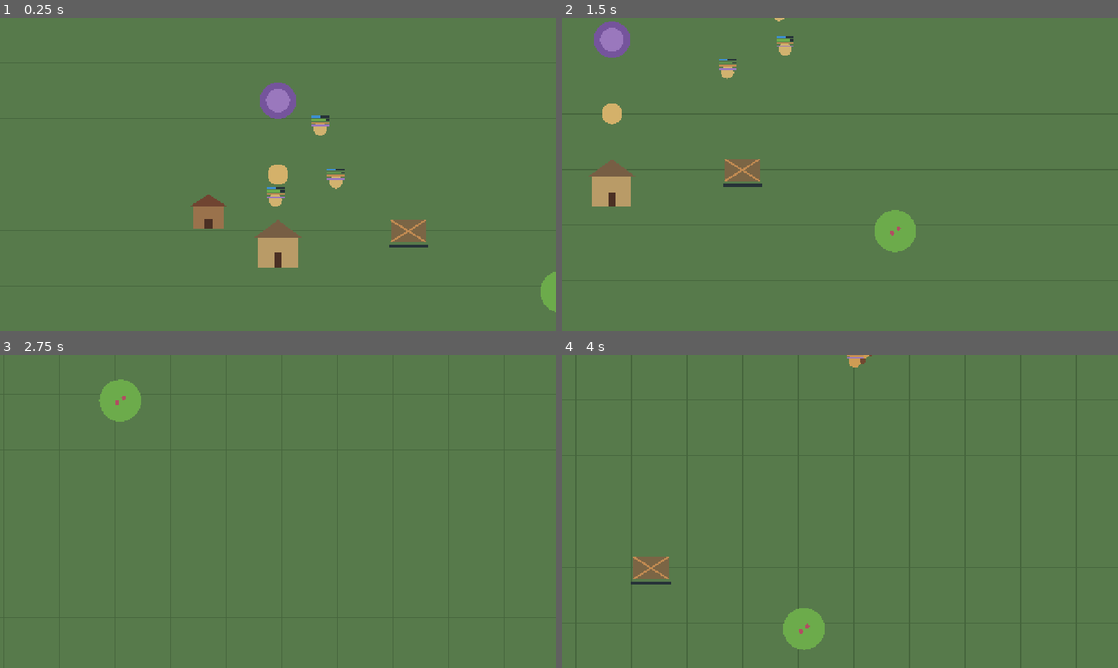
Above: before the commit, frames 1-4 (two rows, left to right).
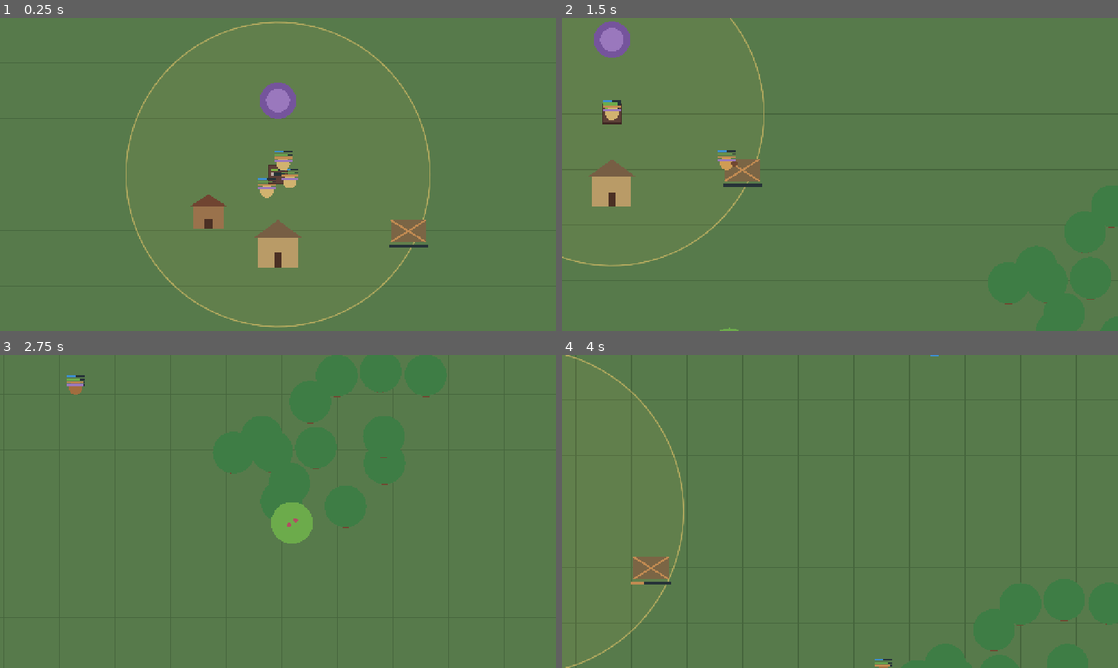
Above: after the commit, the same moments.

Repository: antoniobadalamenti5-dev/GodGame
Game: Godot game, scene res://scenes/game.tscn
The game is run twice, just before and just after one commit, with the same random seed, the same clock (stepped at 60 frames per second) and the same inputs. The project has no main scene, so this scene is started directly.
Inputs:
- Up to frame 1 (0.25 s): no input
- Up to frame 2 (1.5 s): hold Right (ui_right) 0.53-1.28 s; hold Down (ui_down) from 1.28 s (still down)
- Up to frame 3 (2.75 s): release Down (ui_down) at 2.03 s; hold Right (ui_right) from 2.03 s (still down)
- Up to frame 4 (4 s): release Right (ui_right) at 2.78 s; hold Up (ui_up) 2.78-3.53 s; hold Left (ui_left) from 3.53 s (still down)

The runs differ from the first frame. In frame 1, 2.0% of the frame differs, in the area x 22-100%, y 1-99%; in frame 2, 6.6%; in frame 3, 11%, in the area x 12-81%, y 0-61%; in frame 4, 5.5%.

Commit message:
milestone 2.0

Diff:
--- /dev/null
+++ b/scenes/citizen.tscn
@@ -0,0 +1,6 @@
+[gd_scene format=3]
+
+[ext_resource type="Script" uid="uid://ckuqflq8x5qgi" path="res://scripts/citizen.gd" id="1_citizen"]
+
+[node name="Citizen" type="Node2D"]
+script = ExtResource("1_citizen")
--- a/scenes/game.tscn
+++ b/scenes/game.tscn
@@ -13,6 +13,7 @@
 [ext_resource type="Script" uid="uid://c0d1r20tgay3q" path="res://scripts/meeting_place.gd" id="11_kvpfn"]
 [ext_resource type="Script" uid="uid://bn3di0ngqt5t6" path="res://scripts/god_state.gd" id="12_dinhu"]
 [ext_resource type="Script" uid="uid://b7s052utkt7gk" path="res://scripts/temple.gd" id="12_kvuet"]
+[ext_resource type="PackedScene" path="res://scenes/citizen.tscn" id="13_citizen_scene"]
 
 [node name="Game" type="Node2D" unique_id=21683081]
 script = ExtResource("1_uwrxv")
@@ -43,58 +44,44 @@
 position = Vector2(2048, 1280)
 script = ExtResource("6_gee14")
 construction_site_scene = ExtResource("10_vtaks")
+citizen_scene = ExtResource("13_citizen_scene")
 god_state = NodePath("../../GodState")
 
 [node name="Citizens" type="Node2D" parent="World/City" unique_id=1003287406]
 
-[node name="Citizen" type="Node2D" parent="World/City/Citizens" unique_id=1316191028 node_paths=PackedStringArray("water_source", "berry_bush", "tree", "city", "time_system")]
+[node name="Citizen" type="Node2D" parent="World/City/Citizens" unique_id=1316191028 node_paths=PackedStringArray("city", "time_system")]
 position = Vector2(80, 50)
 script = ExtResource("6_p57ef")
-water_source = NodePath("../../../Resources/WaterSource")
-berry_bush = NodePath("../../../Resources/BerryBush")
-tree = NodePath("../../../Resources/Tree")
 city = NodePath("../..")
 time_system = NodePath("../../../../TimeSystem")
 
-[node name="Citizen2" type="Node2D" parent="World/City/Citizens" unique_id=44642831 node_paths=PackedStringArray("water_source", "berry_bush", "tree", "city", "time_system")]
+[node name="Citizen2" type="Node2D" parent="World/City/Citizens" unique_id=44642831 node_paths=PackedStringArray("city", "time_system")]
 position = Vector2(-60, 90)
 script = ExtResource("6_p57ef")
-water_source = NodePath("../../../Resources/WaterSource")
-berry_bush = NodePath("../../../Resources/BerryBush")
-tree = NodePath("../../../Resources/Tree")
 city = NodePath("../..")
 time_system = NodePath("../../../../TimeSystem")
 
-[node name="Citizen3" type="Node2D" parent="World/City/Citizens" unique_id=629208494 node_paths=PackedStringArray("water_source", "berry_bush", "tree", "city", "time_system")]
+[node name="Citizen3" type="Node2D" parent="World/City/Citizens" unique_id=629208494 node_paths=PackedStringArray("city", "time_system")]
 position = Vector2(40, -80)
 script = ExtResource("6_p57ef")
-water_source = NodePath("../../../Resources/WaterSource")
-berry_bush = NodePath("../../../Resources/BerryBush")
-tree = NodePath("../../../Resources/Tree")
 city = NodePath("../..")
 time_system = NodePath("../../../../TimeSystem")
 thirst_loss_per_day = 1.0
 hunger_loss_per_day = 2.0
 shelter_loss_per_day = 4.0
 
-[node name="Citizen4" type="Node2D" parent="World/City/Citizens" unique_id=2139202288 node_paths=PackedStringArray("water_source", "berry_bush", "tree", "city", "time_system")]
+[node name="Citizen4" type="Node2D" parent="World/City/Citizens" unique_id=2139202288 node_paths=PackedStringArray("city", "time_system")]
 position = Vector2(40, -80)
 script = ExtResource("6_p57ef")
-water_source = NodePath("../../../Resources/WaterSource")
-berry_bush = NodePath("../../../Resources/BerryBush")
-tree = NodePath("../../../Resources/Tree")
 city = NodePath("../..")
 time_system = NodePath("../../../../TimeSystem")
 thirst_loss_per_day = 1.0
 hunger_loss_per_day = 2.0
 shelter_loss_per_day = 4.0
 
-[node name="Citizen5" type="Node2D" parent="World/City/Citizens" unique_id=1413914867 node_paths=PackedStringArray("water_source", "berry_bush", "tree", "city", "time_system")]
+[node name="Citizen5" type="Node2D" parent="World/City/Citizens" unique_id=1413914867 node_paths=PackedStringArray("city", "time_system")]
 position = Vector2(40, -80)
 script = ExtResource("6_p57ef")
-water_source = NodePath("../../../Resources/WaterSource")
-berry_bush = NodePath("../../../Resources/BerryBush")
-tree = NodePath("../../../Resources/Tree")
 city = NodePath("../..")
 time_system = NodePath("../../../../TimeSystem")
 thirst_loss_per_day = 1.0
--- a/scripts/citizen.gd
+++ b/scripts/citizen.gd
@@ -8,15 +8,14 @@
 	GOING_TO_TREE,
 	GOING_TO_CONSTRUCTION_SITE,
 	GOING_TO_SOCIAL_PLACE,
+	DELIVERING_TO_CITY,
 }
 
 @export var need_action_threshold := 45.0
 const WOOD_PER_TRIP := 20.0
+const FOOD_PER_TRIP := 30.0
 const CRITICAL_SOCIALITY_THRESHOLD := 20.0
 
-@export var water_source: WaterSource
-@export var berry_bush: BerryBush
-@export var tree: Tree_class
 @export var city: City
 @export var time_system: TimeSystem
 @export var move_speed := 250.0
@@ -32,19 +31,24 @@
 @export var sociality := 100.0
 var is_housed := false
 var carried_wood := 0.0
+var carried_food := 0.0
 var activity: int = Activity.IDLE
 var target: Node2D
 
 
 func _ready() -> void:
 	z_index = 2
-	time_system.day_passed.connect(_on_day_passed)
+	if city == null and get_parent() != null and get_parent().get_parent() is City:
+		city = get_parent().get_parent() as City
+	if time_system != null:
+		time_system.day_passed.connect(advance_day)
 	call_deferred("choose_next_action")
 	queue_redraw()
 
 
 func _process(delta: float) -> void:
-	if target == null:
+	if target == null or not is_instance_valid(target):
+		target = null
 		return
 
 	global_position = global_position.move_toward(
@@ -56,7 +60,7 @@
 		complete_current_action()
 
 
-func _on_day_passed(_day_number: int) -> void:
+func advance_day(_day_number: int) -> void:
 	thirst = maxf(thirst - thirst_loss_per_day, 0.0)
 	hunger = maxf(hunger - hunger_loss_per_day, 0.0)
 	sociality = maxf(sociality - sociality_loss_per_day, 0.0)
@@ -76,27 +80,50 @@
 		target = null
 		return
 
+	# Se il cittadino trasporta cibo o legna, prima la consegna al magazzino
+	if carried_food > 0.0:
+		activity = Activity.DELIVERING_TO_CITY
+		target = city
+		return
+
 	var meeting_place: MeetingPlace = city.get_meeting_place()
 	var construction_site: ConstructionSite = city.get_active_construction_site()
 
+	# 1. Sete (priorità vitale massima)
 	if thirst <= hunger and thirst < need_action_threshold:
-		activity = Activity.GOING_TO_WATER
-		target = water_source
-		print("Il cittadino cerca acqua.")
-		return
-
+		var water_source: WaterSource = city.get_nearest_water(global_position)
+		if water_source != null:
+			activity = Activity.GOING_TO_WATER
+			target = water_source
+			print("Il cittadino cerca acqua.")
+			return
+
+	# 2. Fame (priorità vitale)
 	if hunger < need_action_threshold:
-		activity = Activity.GOING_TO_FOOD
-		target = berry_bush
-		print("Il cittadino cerca cibo.")
-		return
-
+		var needed: float = 100.0 - hunger
+		# Se il magazzino cittadino ha abbastanza cibo, mangia al centro città
+		if city.stored_food >= needed:
+			activity = Activity.GOING_TO_FOOD
+			target = city
+			print("Il cittadino va a mangiare al magazzino cittadino.")
+			return
+		else:
+			# Altrimenti va ai cespugli a raccogliere provviste per sé e per la comunità
+			var berry_bush: BerryBush = city.get_nearest_food(global_position)
+			if berry_bush != null:
+				activity = Activity.GOING_TO_FOOD
+				target = berry_bush
+				print("Il cittadino cerca cibo nei cespugli.")
+				return
+
+	# 3. Socialità critica
 	if sociality <= CRITICAL_SOCIALITY_THRESHOLD and meeting_place != null:
 		activity = Activity.GOING_TO_SOCIAL_PLACE
 		target = meeting_place
 		print("Il cittadino ha urgente bisogno di compagnia.")
 		return
 
+	# 4. Scelta ponderata tra cantiere e socialità
 	var social_score := -1.0
 	if sociality < need_action_threshold and meeting_place != null:
 		social_score = 100.0 - sociality
@@ -112,6 +139,15 @@
 		target = meeting_place
 		print("Il cittadino sceglie di socializzare.")
 	else:
+		# Se non ha bisogni e la scorta della città è sotto la soglia di nascita, contribuisce raccogliendo cibo
+		if city.stored_food < city.food_surplus_for_birth:
+			var bush: BerryBush = city.get_nearest_food(global_position)
+			if bush != null and bush.current_amount > 0.0:
+				activity = Activity.GOING_TO_FOOD
+				target = bush
+				print("Il cittadino raccoglie cibo per aumentare le scorte comunitarie.")
+				return
+
 		activity = Activity.IDLE
 		target = null
 
@@ -129,37 +165,70 @@
 		target = site
 		print("Il cittadino porta legno al cantiere.")
 	else:
-		activity = Activity.GOING_TO_TREE
-		target = tree
-		print("Il cittadino cerca legno.")
+		# Se la città ha legna in magazzino, la preleva da lì per velocizzare il lavoro
+		if city.stored_wood >= WOOD_PER_TRIP:
+			activity = Activity.GOING_TO_TREE
+			target = city
+			print("Il cittadino preleva legna dal magazzino per il cantiere.")
+		else:
+			var nearest_tree: Tree_class = city.get_nearest_tree(global_position)
+			if nearest_tree != null:
+				activity = Activity.GOING_TO_TREE
+				target = nearest_tree
+				print("Il cittadino cerca legno nella foresta.")
+			else:
+				activity = Activity.IDLE
+				target = null
 
 
 func complete_current_action() -> void:
 	if activity == Activity.GOING_TO_WATER:
-		var water_needed: float = 100.0 - thirst
-		var water_collected: float = water_source.take_water(water_needed)
-
-		thirst = minf(thirst + water_collected, 100.0)
-		print("Il cittadino ha bevuto. Sete: ", thirst)
+		var target_water := target as WaterSource
+		if target_water != null and is_instance_valid(target_water):
+			var water_needed: float = 100.0 - thirst
+			var water_collected: float = target_water.take_water(water_needed)
+			thirst = minf(thirst + water_collected, 100.0)
+			print("Il cittadino ha bevuto. Sete: ", int(thirst))
 
 	elif activity == Activity.GOING_TO_FOOD:
 		var food_needed: float = 100.0 - hunger
-		var food_collected: float = berry_bush.take_food(food_needed)
-
-		hunger = minf(hunger + food_collected, 100.0)
-		print("Il cittadino ha mangiato. Fame: ", hunger)
+		if target == city:
+			# Ha mangiato al magazzino cittadino
+			var taken := city.take_food(food_needed)
+			hunger = minf(hunger + taken, 100.0)
+			print("Il cittadino ha mangiato dal magazzino. Fame: ", int(hunger))
+		else:
+			var target_food := target as BerryBush
+			if target_food != null and is_instance_valid(target_food):
+				var collected: float = target_food.take_food(FOOD_PER_TRIP)
+				var consumed: float = minf(collected, food_needed)
+				hunger = minf(hunger + consumed, 100.0)
+				var surplus: float = collected - consumed
+				if surplus > 0.0:
+					carried_food = surplus
+					activity = Activity.DELIVERING_TO_CITY
+					target = city
+					print("Il cittadino trasporta ", int(carried_food), " cibo di scorta al magazzino.")
+					queue_redraw()
+					return
+				print("Il cittadino ha mangiato bacche. Fame: ", int(hunger))
 
 	elif activity == Activity.GOING_TO_SOCIAL_PLACE:
 		sociality = 100.0
 		print("Il cittadino ha socializzato.")
 
 	elif activity == Activity.GOING_TO_TREE:
-		carried_wood = tree.take_wood(WOOD_PER_TRIP)
+		if target == city:
+			carried_wood = city.take_wood(WOOD_PER_TRIP)
+		else:
+			var target_tree := target as Tree_class
+			if target_tree != null and is_instance_valid(target_tree):
+				carried_wood = target_tree.take_wood(WOOD_PER_TRIP)
 
 		if carried_wood > 0.0:
 			activity = Activity.GOING_TO_CONSTRUCTION_SITE
 			target = city.get_active_construction_site()
-			print("Il cittadino trasporta ", carried_wood, " legno.")
+			print("Il cittadino trasporta ", int(carried_wood), " legno al cantiere.")
 			queue_redraw()
 			return
 
@@ -167,7 +236,10 @@
 		var site: ConstructionSite = target as ConstructionSite
 
 		if site == null or not is_instance_valid(site):
-			carried_wood = 0.0
+			if carried_wood > 0.0:
+				activity = Activity.DELIVERING_TO_CITY
+				target = city
+				return
 		elif site.is_active and not site.is_completed:
 			carried_wood -= site.deliver_wood(carried_wood)
 			print("Il cittadino consegna legno al cantiere.")
@@ -180,9 +252,19 @@
 				queue_redraw()
 				return
 
+	elif activity == Activity.DELIVERING_TO_CITY:
+		if carried_food > 0.0:
+			city.deposit_food(carried_food)
+			carried_food = 0.0
+		if carried_wood > 0.0:
+			city.deposit_wood(carried_wood)
+			carried_wood = 0.0
+
 	activity = Activity.IDLE
 	target = null
 	queue_redraw()
+
+
 
 
 
@@ -205,11 +287,16 @@
 		body_color = Color("#cf9c54")
 	elif activity == Activity.GOING_TO_SOCIAL_PLACE:
 		body_color = Color("#9a78bd")
+	elif activity == Activity.DELIVERING_TO_CITY:
+		body_color = Color("#e57373")
 
 	draw_circle(Vector2.ZERO, 15.0, body_color)
 
 	if carried_wood > 0.0:
 		draw_circle(Vector2(18, 0), 7.0, Color("#704831"))
+	if carried_food > 0.0:
+		draw_circle(Vector2(-18, 0), 7.0, Color("#b24d62"))
+
 
 	var thirst_ratio: float = thirst / 100.0
 	var hunger_ratio: float = hunger / 100.0
--- a/scripts/city.gd
+++ b/scripts/city.gd
@@ -4,9 +4,16 @@
 signal housing_shortage(homeless_citizens: int)
 
 @export var construction_site_scene: PackedScene
+@export var citizen_scene: PackedScene
 @export var construction_origin := Vector2(180, 130)
 @export var god_state: GodState
 @export var mentality_change_per_day := 5.0
+
+@export_group("Magazzino Risorse")
+@export var stored_food := 50.0
+@export var stored_wood := 20.0
+@export var food_surplus_for_birth := 80.0
+@export var food_cost_per_birth := 30.0
 
 @onready var citizens: Node2D = $Citizens
 @onready var houses: Node2D = $Houses
@@ -14,19 +21,36 @@
 var expansion_mindset := 0.0
 @onready var social_structures: Node2D = $SocialStructures
 @onready var temple: Temple = $Temple
+@onready var world: GameWorld = get_parent() as GameWorld
+
+@export var base_influence_radius := 350.0
+var current_influence_radius := 350.0
 
 
 func _ready() -> void:
-	evaluate_housing()
-
-
-func advance_day(_day_number: int) -> void:
+	current_influence_radius = base_influence_radius
+	evaluate_housing()
+	queue_redraw()
+
+
+func advance_day(day_number: int) -> void:
 	update_mentality()
-	evaluate_housing()
+	update_influence_area()
+
+	# Avanziamo il giorno per tutti i cittadini della città
+	for child in citizens.get_children():
+		if child is Citizen:
+			child.advance_day(day_number)
+
+	evaluate_housing()
+	check_population_growth()
+	queue_redraw()
 
 
 func evaluate_housing() -> void:
-	var remaining_capacity: int = get_total_housing_capacity()
+	var total_capacity: int = get_total_housing_capacity()
+	var population: int = citizens.get_child_count()
+	var remaining_capacity: int = total_capacity
 	var homeless_citizens: int = 0
 
 	for child in citizens.get_children():
@@ -39,10 +63,12 @@
 			else:
 				homeless_citizens += 1
 
-	if homeless_citizens > 0:
+	# Avvia una nuova casa se ci sono senzatetto OPPURE se la popolazione ha saturato la capacità
+	if (homeless_citizens > 0 or population >= total_capacity) and get_active_construction_site() == null:
 		housing_shortage.emit(homeless_citizens)
-		print("Carenza abitativa: ", homeless_citizens, " cittadino/i senza casa.")
+		print("Capacità abitativa al limite (", population, "/", total_capacity, ", senza casa: ", homeless_citizens, "). Avvio cantiere nuova casa.")
 		start_housing_project()
+
 
 
 func get_total_housing_capacity() -> int:
@@ -116,3 +142,105 @@
 	)
 
 	print("Mentalità espansionista: ", expansion_mindset)
+
+
+func get_world() -> GameWorld:
+	if world == null:
+		world = get_parent() as GameWorld
+	return world
+
+
+
+func get_nearest_water(from_position: Vector2) -> WaterSource:
+	var w := get_world()
+	return w.get_nearest_water(from_position) if w != null else null
+
+
+func get_nearest_food(from_position: Vector2) -> BerryBush:
+	var w := get_world()
+	return w.get_nearest_food(from_position) if w != null else null
+
+
+func get_nearest_tree(from_position: Vector2) -> Tree_class:
+	var w := get_world()
+	return w.get_nearest_tree(from_position) if w != null else null
+
+
+func update_influence_area() -> void:
+	var target_radius: float = base_influence_radius + (expansion_mindset / 100.0) * 350.0 + (houses.get_child_count() * 40.0)
+	current_influence_radius = move_toward(current_influence_radius, target_radius, 25.0)
+	queue_redraw()
+	print("Area di influenza: raggio = ", int(current_influence_radius), " (target: ", int(target_radius), ")")
+
+
+func is_position_in_influence(pos: Vector2) -> bool:
+	return global_position.distance_to(pos) <= current_influence_radius
+
+
+func deposit_food(amount: float) -> void:
+	stored_food += amount
+	queue_redraw()
+	print("Cibo depositato al centro città (+", int(amount), "). Scorte: ", int(stored_food))
+
+
+func take_food(requested_amount: float) -> float:
+	var taken: float = minf(requested_amount, stored_food)
+	stored_food -= taken
+	queue_redraw()
+	return taken
+
+
+func deposit_wood(amount: float) -> void:
+	stored_wood += amount
+	queue_redraw()
+	print("Legna depositata al centro città (+", int(amount), "). Scorte: ", int(stored_wood))
+
+
+func take_wood(requested_amount: float) -> float:
+	var taken: float = minf(requested_amount, stored_wood)
+	stored_wood -= taken
+	queue_redraw()
+	return taken
+
+
+func check_population_growth() -> void:
+	if citizen_scene == null:
+		return
+
+	if stored_food >= food_surplus_for_birth:
+		stored_food -= food_cost_per_birth
+		spawn_citizen()
+		print("SOVRABBONDANZA DI CIBO! Nasce un nuovo cittadino. Scorte cibo rimaste: ", int(stored_food))
+
+
+func spawn_citizen() -> Citizen:
+	if citizen_scene == null:
+		return null
+
+	var new_citizen: Citizen = citizen_scene.instantiate()
+	var offset := Vector2(randf_range(-40, 40), randf_range(-40, 40))
+	new_citizen.position = offset
+	new_citizen.city = self
+	citizens.add_child(new_citizen)
+	evaluate_housing()
+	return new_citizen
+
+
+func _draw() -> void:
+	# 1. Alone interno semitrasparente che evidenzia il suolo controllato
+	draw_circle(Vector2.ZERO, current_influence_radius, Color(0.85, 0.72, 0.35, 0.08))
+
+	# 2. Bordo di confine visibile (arco completo da 0 a TAU)
+	draw_arc(Vector2.ZERO, current_influence_radius, 0.0, TAU, 96, Color(0.92, 0.78, 0.42, 0.6), 3.0, true)
+
+	# 3. Magazzino centrale: basamento e barre indicatori risorse
+	draw_rect(Rect2(-24, -24, 48, 48), Color("#3e2723"))
+	draw_rect(Rect2(-20, -20, 40, 40), Color("#5d4037"))
+	# Barra cibo (verde)
+	var food_fill := clampf(stored_food / 100.0, 0.0, 1.0)
+	draw_rect(Rect2(-16, -14, 32, 6), Color("#263238"))
+	draw_rect(Rect2(-16, -14, 32 * food_fill, 6), Color("#7cb342"))
+	# Barra legna (marrone chiaro)
+	var wood_fill := clampf(stored_wood / 100.0, 0.0, 1.0)
+	draw_rect(Rect2(-16, -4, 32, 6), Color("#263238"))
+	draw_rect(Rect2(-16, -4, 32 * wood_fill, 6), Color("#bcaaa4"))
--- a/scripts/world.gd
+++ b/scripts/world.gd
@@ -1,13 +1,22 @@
+class_name GameWorld
 extends Node2D
+
 
 @export var map_size := Vector2(4096, 2560)
 @onready var resources: Node2D = $Resources
 
 const CELL_SIZE := 128.0
 
+@export_group("Generazione Risorse")
+@export var tree_count := 40
+@export var berry_count := 16
+@export var city_safe_radius := 420.0
+
 
 func _ready() -> void:
+	generate_world_resources()
 	queue_redraw()
+
 
 
 func _draw() -> void:
@@ -21,7 +30,110 @@
 
 	draw_circle(map_size / 2.0, 24.0, Color("#d4b16a"))
 
+
 func advance_day(_day_number: int) -> void:
 	for resource in resources.get_children():
 		if resource.has_method("advance_day"):
 			resource.advance_day()
+
+
+func get_nearest_water(from_position: Vector2) -> WaterSource:
+	var nearest: WaterSource = null
+	var min_dist_sq := INF
+
+	for child in resources.get_children():
+		if child is WaterSource and child.current_amount > 0.0:
+			var dist_sq := from_position.distance_squared_to(child.global_position)
+			if dist_sq < min_dist_sq:
+				min_dist_sq = dist_sq
+				nearest = child
+
+	return nearest
+
+
+func get_nearest_food(from_position: Vector2) -> BerryBush:
+	var nearest: BerryBush = null
+	var min_dist_sq := INF
+
+	for child in resources.get_children():
+		if child is BerryBush and child.current_amount > 0.0:
+			var dist_sq := from_position.distance_squared_to(child.global_position)
+			if dist_sq < min_dist_sq:
+				min_dist_sq = dist_sq
+				nearest = child
+
+	return nearest
+
+
+func get_nearest_tree(from_position: Vector2) -> Tree_class:
+	var nearest: Tree_class = null
+	var min_dist_sq := INF
+
+	for child in resources.get_children():
+		if child is Tree_class and child.current_wood > 0.0:
+			var dist_sq := from_position.distance_squared_to(child.global_position)
+			if dist_sq < min_dist_sq:
+				min_dist_sq = dist_sq
+				nearest = child
+
+	return nearest
+
+
+func generate_world_resources() -> void:
+	# Rimuoviamo eventuali nodi provvisori presenti in Resources
+	for child in resources.get_children():
+		resources.remove_child(child)
+		child.queue_free()
+
+	var city_pos: Vector2 = map_size / 2.0
+
+	# 1. Posizioniamo 3 sorgenti d'acqua naturali in punti diversi della mappa
+	_create_water_source(Vector2(1100, 750), 180.0)    # Lago Nord-Ovest
+	_create_water_source(Vector2(3000, 850), 140.0)    # Oasi Nord-Est
+	_create_water_source(Vector2(2100, 2050), 160.0)   # Bacino Sud
+
+	# 2. Creiamo boschetti (cluster) di alberi
+	var forest_centers := [
+		Vector2(1000, 1600),
+		Vector2(3200, 1650),
+		Vector2(1650, 550)
+	]
+
+	var trees_per_cluster: int = int(float(tree_count) / float(forest_centers.size()))
+	for center in forest_centers:
+		for i in range(trees_per_cluster):
+			var offset := Vector2(randf_range(-260, 260), randf_range(-200, 200))
+			var tree_pos: Vector2 = (center + offset).clamp(Vector2(100, 100), map_size - Vector2(100, 100))
+			if tree_pos.distance_to(city_pos) >= city_safe_radius:
+				_create_tree(tree_pos)
+
+	# 3. Creiamo cespugli di bacche distribuiti sulla mappa
+	for i in range(berry_count):
+		var bush_pos := Vector2(
+			randf_range(200, map_size.x - 200),
+			randf_range(200, map_size.y - 200)
+		)
+		if bush_pos.distance_to(city_pos) >= city_safe_radius:
+			_create_berry_bush(bush_pos)
+
+	print("Mondo generato: 3 sorgenti d'acqua, ", resources.get_child_count(), " risorse totali create.")
+
+
+func _create_water_source(pos: Vector2, capacity: float) -> void:
+	var water := WaterSource.new()
+	water.position = pos
+	water.max_amount = capacity
+	water.current_amount = capacity
+	resources.add_child(water)
+
+
+func _create_tree(pos: Vector2) -> void:
+	var tree := Tree_class.new()
+	tree.position = pos
+	resources.add_child(tree)
+
+
+func _create_berry_bush(pos: Vector2) -> void:
+	var bush := BerryBush.new()
+	bush.position = pos
+	resources.add_child(bush)
